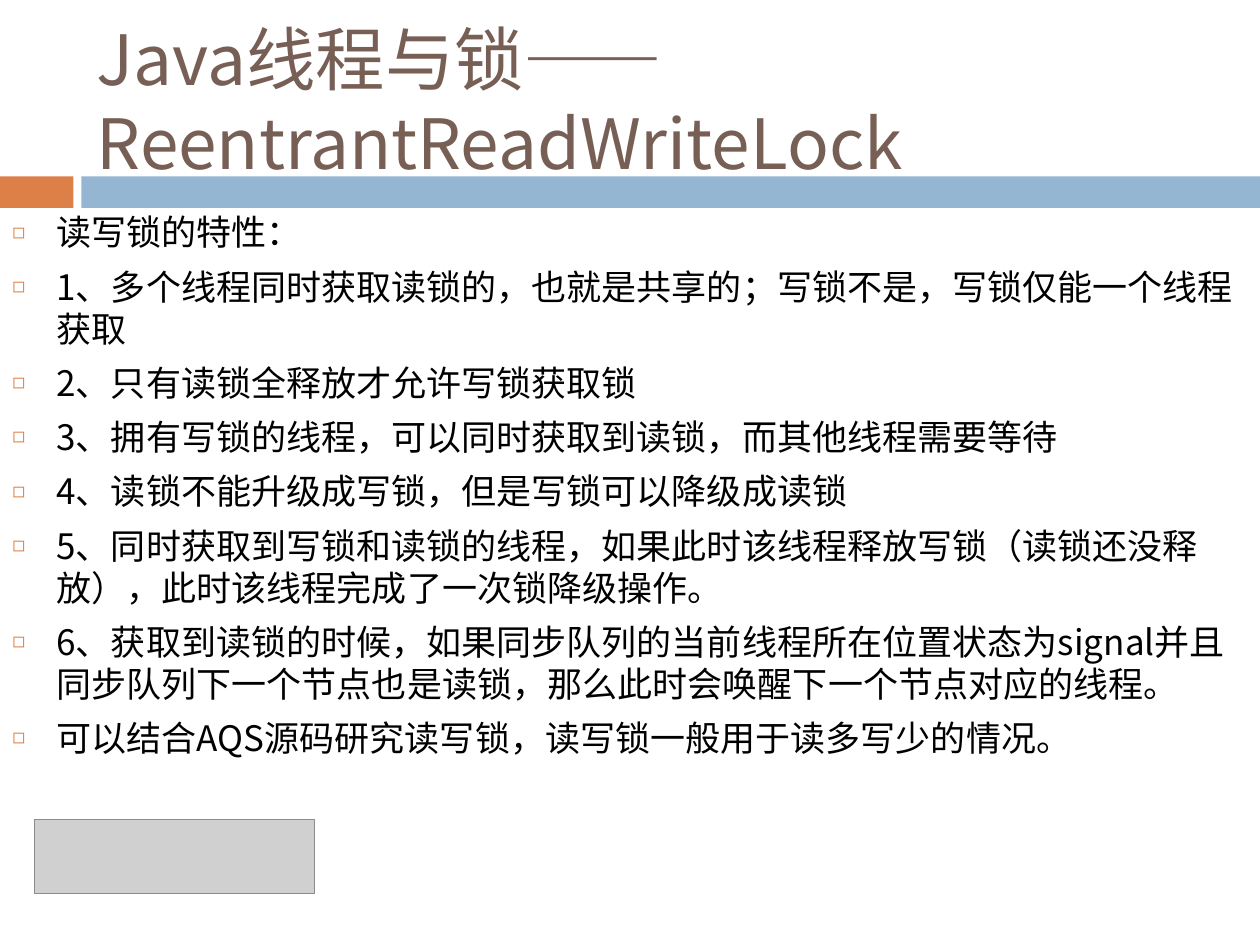
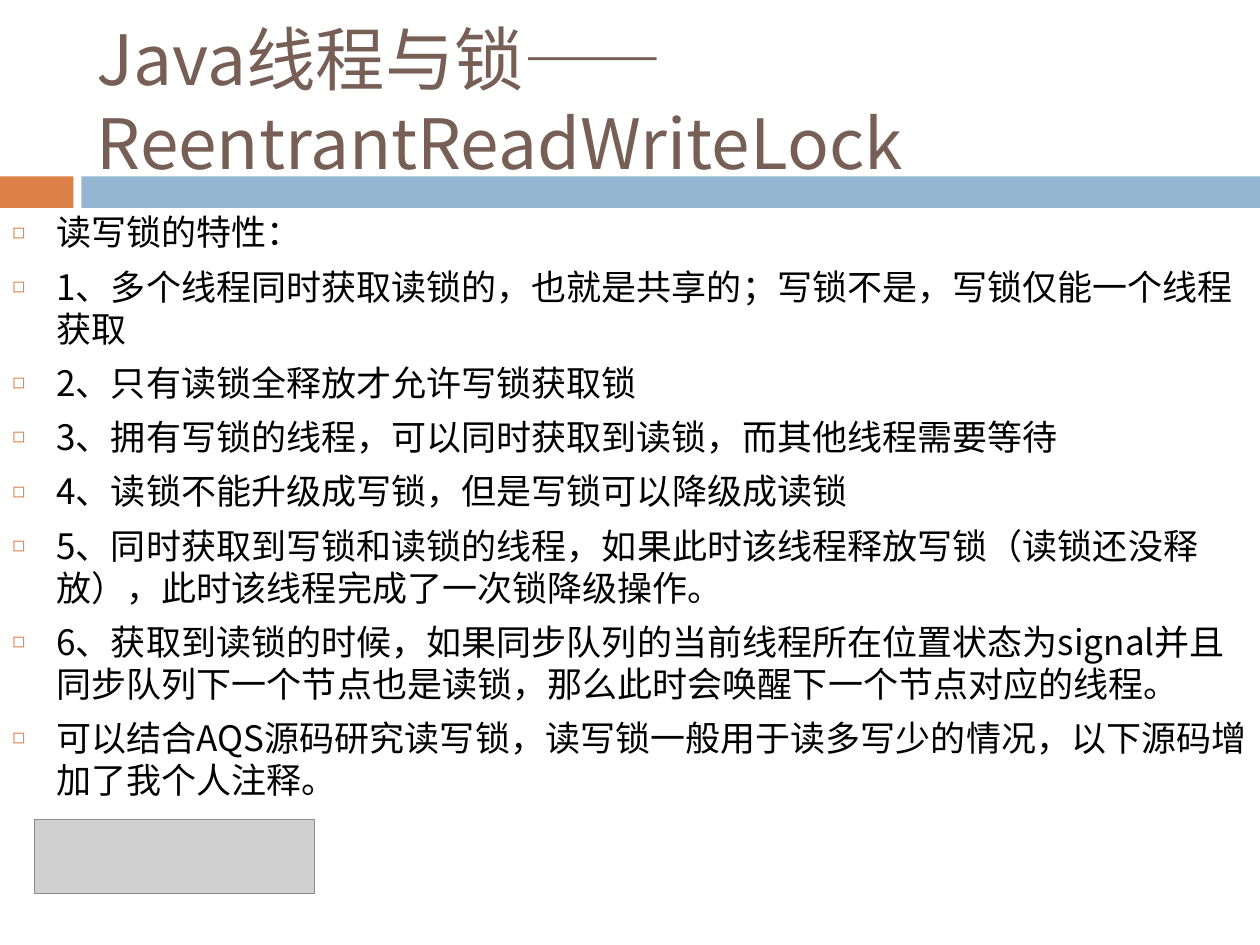
Before and after one commit to Costriod/study, a slide deck: slide 106 of Java基础.pptx (slide 105 before the commit). Drawn at 1260x945 pixels with LibreOffice and Linux fonts; fonts in the diff are those of the drawing; grey boxes stand for pictures. Boxes give left, top, right and bottom in pixels: in the first picture for what was removed or moved away, otherwise in the second. Text is boxed around its words. In the diff, an @@ line names an element or a change of style, - is before the commit and + after.

Commit message:
加入StampedLock源码解析，暂未写完源码注释，待后续继续补全

```diff
--- a/Java基础.pptx
+++ b/Java基础.pptx
@@ text at (57,721,1247,796): text changed @@
-◻ 可以结合AQS源码研究读写锁，读写锁一般用于读多写少的情况。
+◻ 可以结合AQS源码研究读写锁，读写锁一般用于读多写少的情况，以下源码增加了我个人注释。
```
Also in this commit, not shown: 2 other slides changed, 1 slide added.
